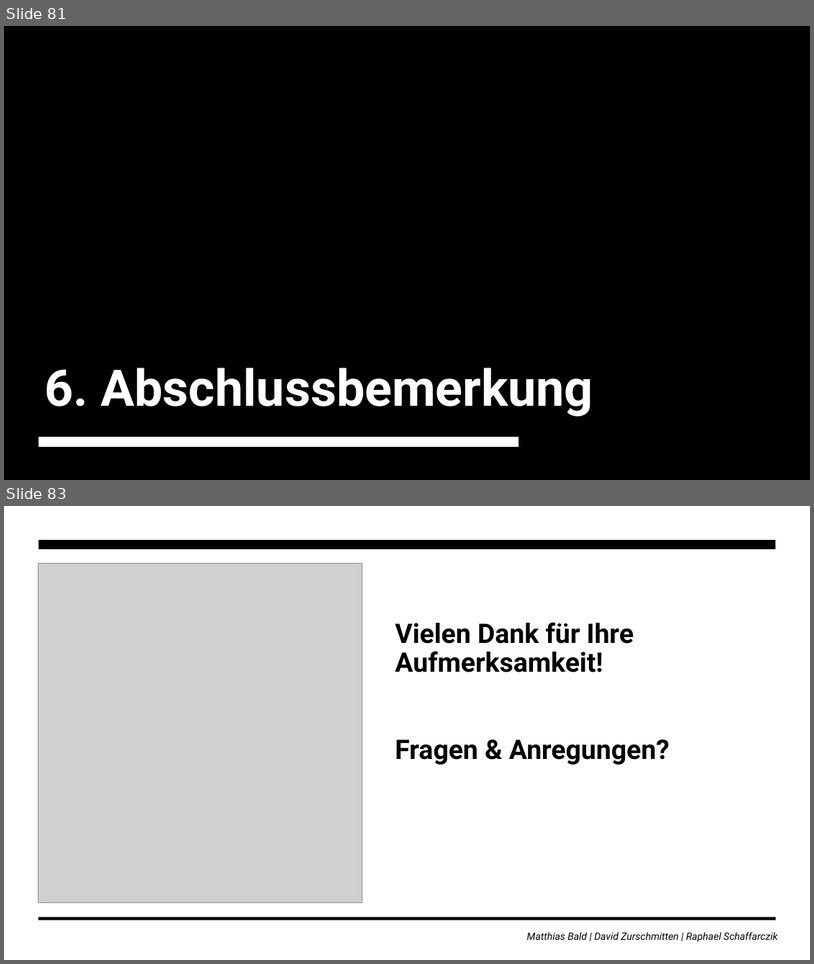
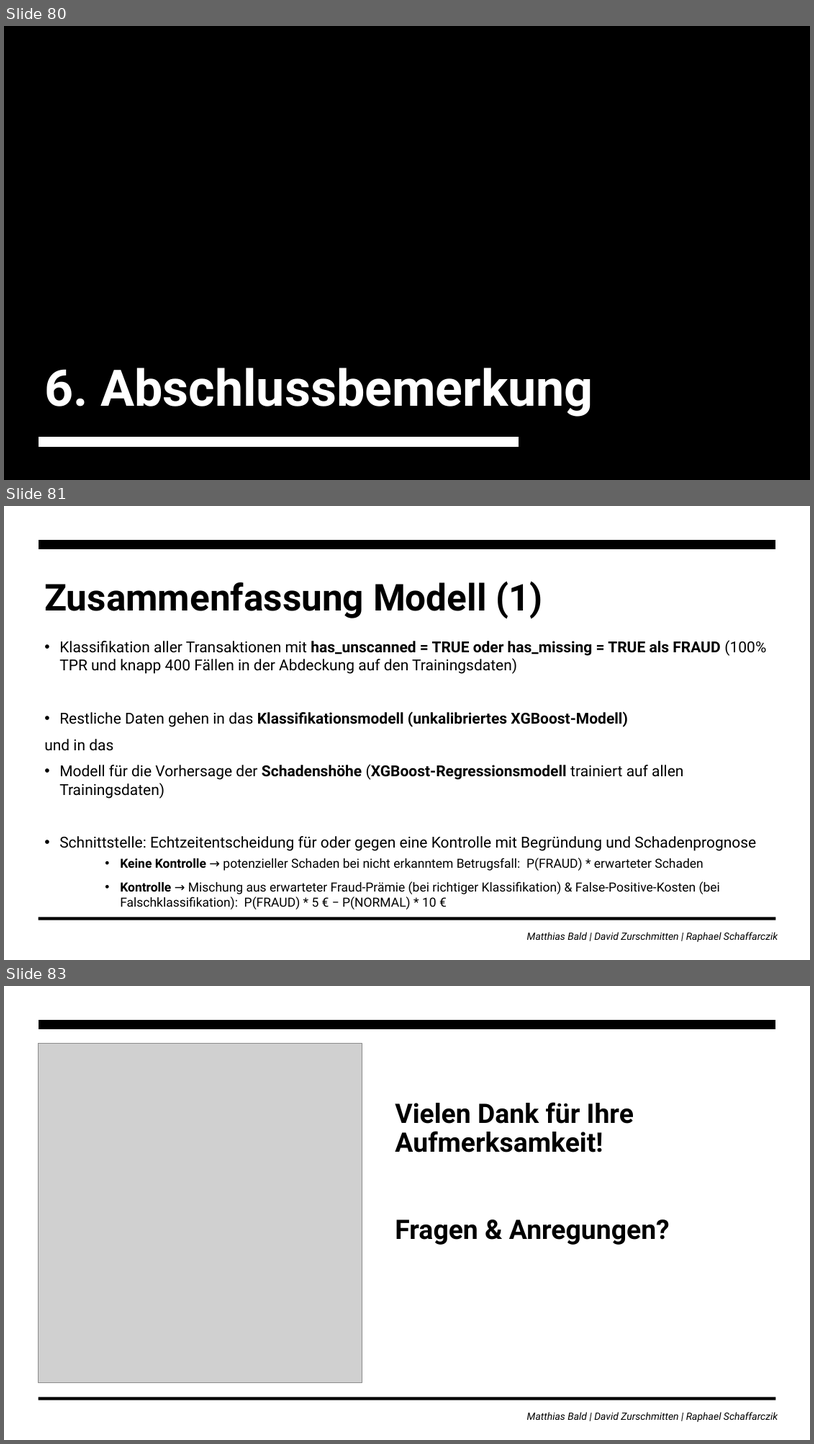
Before and after one commit to zurdavid/projektpraktikum-datascience, a slide deck: präsentationen/Abschlusspräsentation_Entwurf.pptx. Shown one above the other, each under a label of ours: slides 81 and 83 before the commit, slides 80, 81 and 83 after it; the slides between them are not shown. The pictures are 814x964 and 814x1444 pixels, drawn with LibreOffice and Linux fonts; fonts in the diff are those of the drawing; grey boxes stand for pictures. Boxes give left, top, right and bottom in pixels: in the first picture for what was removed or moved away, otherwise in the second. Text is boxed around its words. In the diff, an @@ line names an element or a change of style, - is before the commit and + after.

```diff
--- a/präsentationen/Abschlusspräsentation_Entwurf.pptx
+++ b/präsentationen/Abschlusspräsentation_Entwurf.pptx
@@ slide 81 added at bbox=[4, 506, 810, 960], background #FFFFFF; not listed: 3 template elements that a slide beside it also shows @@
@@ title added at bbox=[44, 581, 543, 619], 44 pt, text #000000, bold @@
+Zusammenfassung Modell (1)
@@ text added at bbox=[44, 640, 766, 909], 18 pt, text #000000 @@
+• Klassifikation aller Transaktionen mit has_unscanned = TRUE oder has_missing = TRUE als FRAUD (100% TPR und knapp 400 Fällen in der Abdeckung auf den Trainingsdaten)
+• Restliche Daten gehen in das Klassifikationsmodell (unkalibriertes XGBoost-Modell)
+und in das
+• Modell für die Vorhersage der Schadenshöhe (XGBoost-Regressionsmodell trainiert auf allen Trainingsdaten)
+• Schnittstelle: Echtzeitentscheidung für oder gegen eine Kontrolle mit Begründung und Schadenprognose
+    • Keine Kontrolle → potenzieller Schaden bei nicht erkanntem Betrugsfall: P(FRAUD) * erwarteter Schaden
+    • Kontrolle → Mischung aus erwarteter Fraud-Prämie (bei richtiger Klassifikation) & False-Positive-Kosten (bei Falschklassifikation): P(FRAUD) * 5 € − P(NORMAL) * 10 €
@@ what was slide 81 is now slide 80 @@
```
Also in this commit, not shown: 2 other slides added, 3 slides removed.
